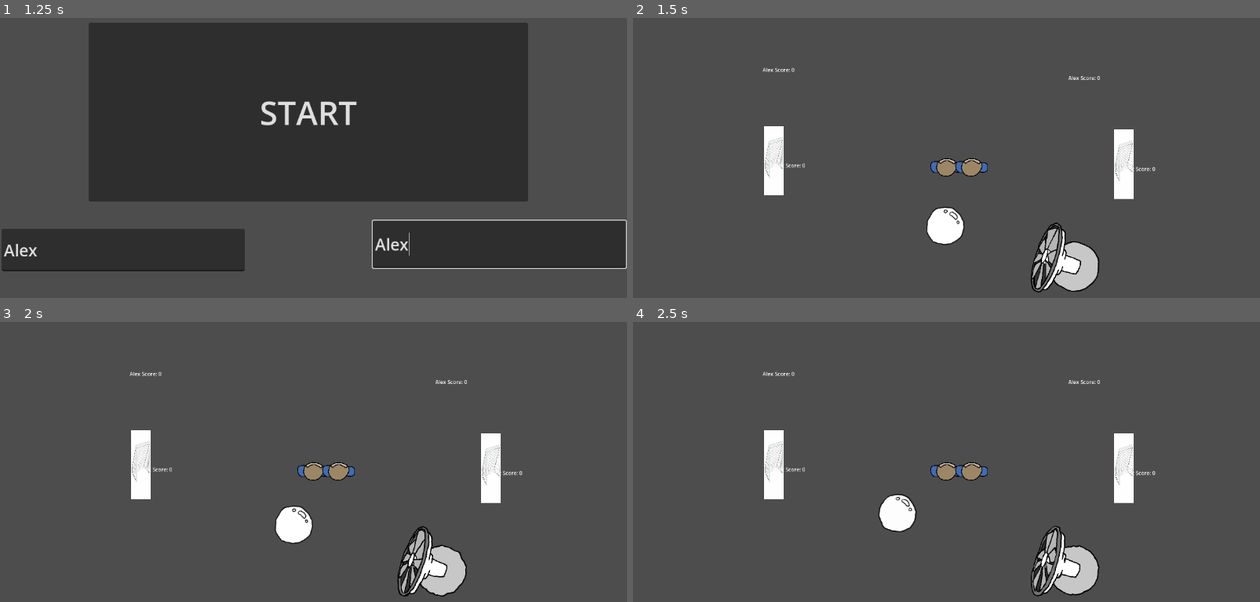
Above: before the commit, frames 1-4 (two rows, left to right).
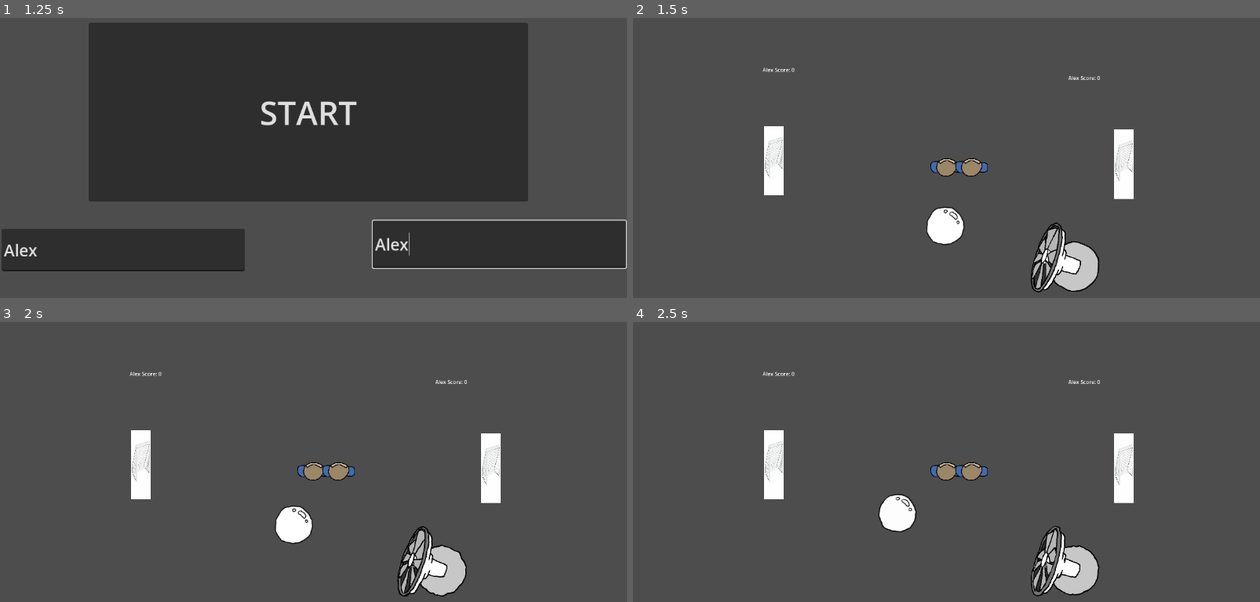
Above: after the commit, the same moments.

Repository: Calandir/ggj-2025
Game: Godot game, scene res://Scenes/menu.tscn
Same seed, same stepped clock (60 frames per second), same inputs: the game is played once before the commit and once after it.
Inputs (mouse positions are in pixels of both pictures, inside the frame that each line leads up to):
- Up to frame 1 (1.25 s): click (125, 250) at 0.52 s; type "Alex" at 0.6 s; click (501, 244) at 0.75 s; type "Alex" at 0.83 s
- Up to frame 2 (1.5 s): click "START" at 1.25 s
- Up to frame 3 (2 s): no input
- Up to frame 4 (2.5 s): no input

Frame 1 is identical in both runs. In frame 2, less than 0.1% of the frame differs, in the area x 23-84%, y 51-55%; in frame 3, less than 0.1%; in frame 4, less than 0.1%.

Commit message:
fixed scoring labels

Diff:
--- a/Scenes/Goal.tscn
+++ b/Scenes/Goal.tscn
@@ -1,8 +1,7 @@
-[gd_scene load_steps=5 format=3 uid="uid://b2na6tf1un6wr"]
+[gd_scene load_steps=4 format=3 uid="uid://b2na6tf1un6wr"]
 
 [ext_resource type="Script" path="res://Scenes/goal.gd" id="1_xq1kv"]
 [ext_resource type="Texture2D" uid="uid://bdkftgpenn51f" path="res://Art/FreeKick_Soccer_Goal___44127.jpg" id="2_w2pto"]
-[ext_resource type="Script" path="res://Scenes/label.gd" id="3_m6q48"]
 
 [sub_resource type="RectangleShape2D" id="RectangleShape2D_w48lf"]
 size = Vector2(32.5, 148)
@@ -20,9 +19,4 @@
 scale = Vector2(0.1, 0.354583)
 texture = ExtResource("2_w2pto")
 
-[node name="Label" type="Label" parent="."]
-offset_right = 40.0
-offset_bottom = 23.0
-script = ExtResource("3_m6q48")
-
 [connection signal="body_entered" from="." to="." method="_on_Area2D_body_entered"]
--- a/Scenes/label.gd
+++ b/Scenes/label.gd
@@ -24,12 +24,11 @@
 # Function to update the score and update the UI text
 func update_score():
 	Globalvars.player1_score += 1
-	self.text = Globalvars.player1_name + " Score: " + str(score)
+	#self.text = Globalvars.player1_name + " Score: " + str(score)
 
 
 func _on_goal_goal_scored() -> void:
 	score += 1
-	print("potato")
 	if playerIdentifier == 0:
 		self.text = Globalvars.player1_name + " Score: " + str(score)
 	else:
--- a/menu.gd
+++ b/menu.gd
@@ -15,7 +15,7 @@
 
 func _on_start_button_pressed():
 	# Load the main game scene (replace "res://GameScene.tscn" with your scene's actual path)
-	print("here!")
+
 	Globalvars.player1_name = player1_name_input.text
 	Globalvars.player2_name = player2_name_input.text
 
